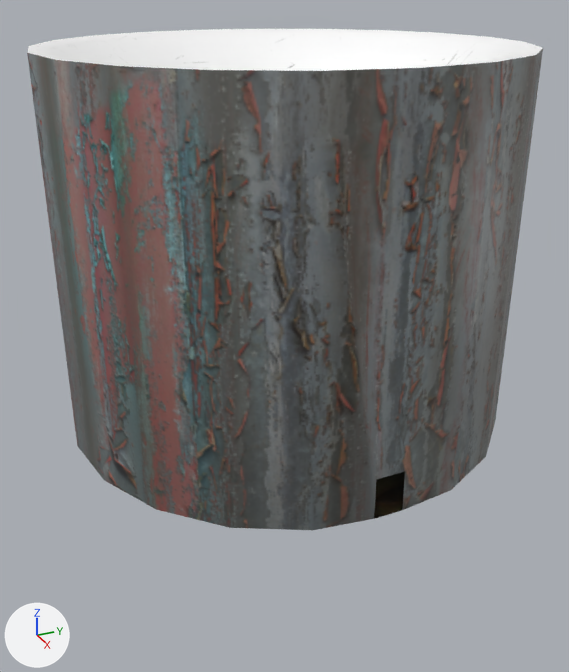
An edit to the FBX model Assets/Models/room textured/glassroof.fbx, drawn before and after from the same camera.
Rendered twice from a 50 mm lens placed at (0.446, -0.201, 0.274), pointed at (-0.013, 0.006, 0.045). Every picture has the same lights, and +X, +Y and +Z are marked at lower left. The first picture is the older version. Where no turn or scale is listed for an object, it has been applied to the vertices.

Names of what the first picture shows: 'Walls', 'roof'.
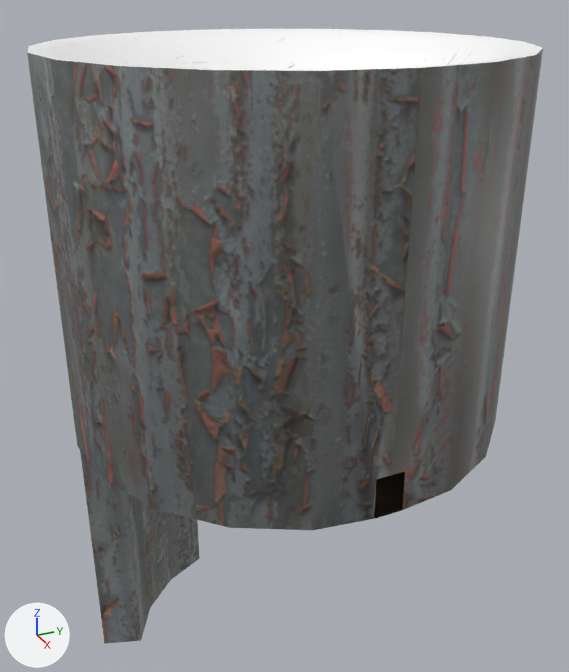
The change in detail:
me_mesh is used by ob_walls; location (0.0, 0.0, 0.1198).
me_mesh had 46 vertices, 40 faces and spanned x -0.145..0.145, y -0.145..0.145, z -0.118..0.118.
me_mesh now has 58 vertices, 51 faces and spans x -0.145..0.145, y -0.145..0.145, z -0.332..0.118.
Part 1, on me_mesh:
5 faces are deleted.
12 vertices are added at x -0.138..-0.036, y -0.138..-0.036, z -0.332..-0.118.
5 new faces join them, mat_floor (picture img_metal_plate_diff_4k_jpg).
11 new faces join them, mat_wall (picture img_worn_corrugated_iron_diff_4k_jpg).
me_mesh part 2: 35 kept faces spanning x -0.145..0.145, y -0.145..0.145, z -0.118..0.118 get new texture (UV) coordinates.

Changed parts and their boxes [x1, y1, x2, y2] in the pictures (569 x 672 px):
'Walls', reshaped (24% taller)
    before: [27, 48, 543, 530]
    after: [27, 48, 543, 644]
part 1 of me_mesh, built on
    after: [80, 450, 200, 644]
part 2 of me_mesh, surface changed
    both: [28, 55, 528, 530]
